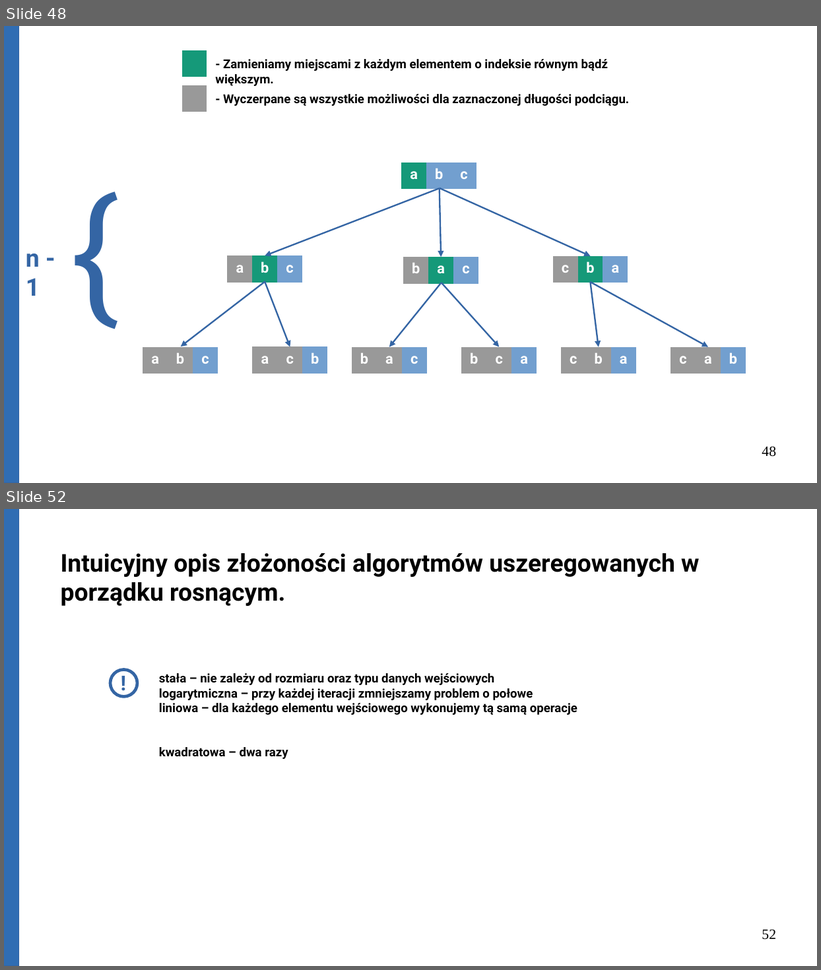
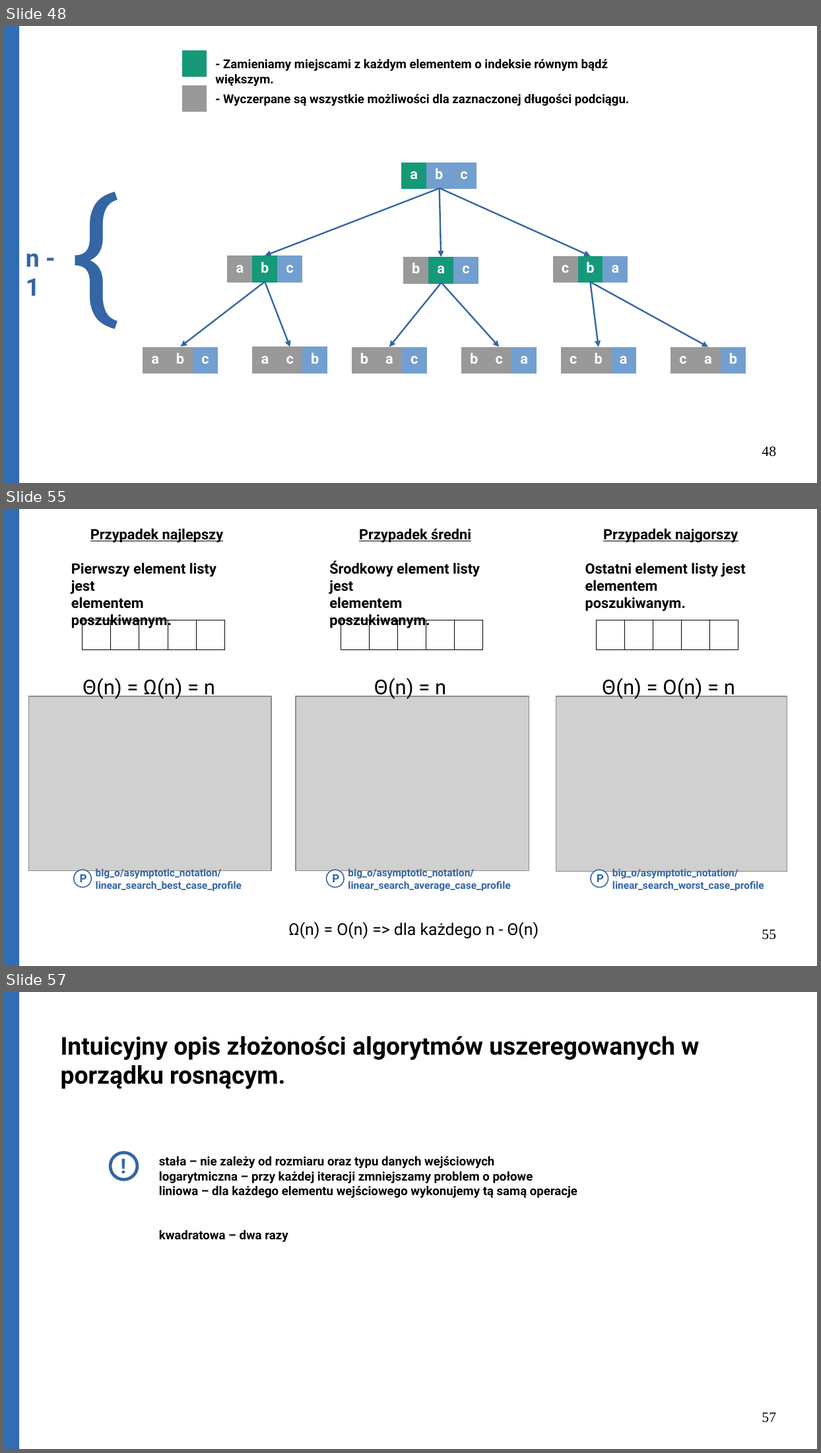
Before and after one commit to Michael-Wisniewski/algorithmic-workshop, a slide deck: gotowa.odp. Shown one above the other, each under a label of ours: slides 48 and 52 before the commit, slides 48, 55 and 57 after it; the slides between them are not shown. The pictures are 821x970 and 821x1453 pixels, drawn with LibreOffice and Linux fonts; fonts in the diff are those of the drawing; grey boxes stand for pictures. Boxes give left, top, right and bottom in pixels: in the first picture for what was removed or moved away, otherwise in the second. Text is boxed around its words. In the diff, an @@ line names an element or a change of style, - is before the commit and + after.

```diff
--- a/gotowa.odp
+++ b/gotowa.odp
@@ slide 55 added at box(4, 509, 817, 966), background #FFFFFF @@
@@ rectangle added at box(4, 509, 19, 966), fill #306DB3, outline #3465A4 0 pt @@
@@ text added at box(71, 528, 223, 630), 14 pt, text #000000, bold @@
+Przypadek najlepszy
+Pierwszy element listy jest
+elementem poszukiwanym.
@@ text added at box(329, 528, 480, 630), 14 pt, text #000000, bold @@
+Przypadek średni
+Środkowy element listy jest
+elementem poszukiwanym.
@@ text added at box(585, 528, 746, 611), 14 pt, text #000000, bold @@
+Przypadek najgorszy
+Ostatni element listy jest
+elementem poszukiwanym.
@@ table added at box(83, 621, 226, 648), 1 rows, 5 columns @@
+ |  |  |  | 
@@ table added at box(341, 621, 485, 648), 1 rows, 5 columns @@
+ |  |  |  | 
@@ table added at box(597, 621, 741, 648), 1 rows, 5 columns @@
+ |  |  |  | 
@@ text added at box(83, 678, 215, 700), 20 pt, text #000000 @@
+Θ(n) = Ω(n) = n
@@ text added at box(374, 678, 446, 700), 20 pt, text #000000 @@
+Θ(n) = n
@@ text added at box(602, 678, 735, 700), 20 pt, text #000000 @@
+Θ(n) = O(n) = n
@@ picture added at box(29, 696, 272, 871) @@
@@ picture added at box(296, 696, 530, 871) @@
@@ picture added at box(556, 696, 787, 872) @@
@@ ellipse added at box(74, 871, 92, 889), fill #FFFFFF, outline #3465A4 0.99 pt @@
@@ text added at box(80, 875, 87, 883), 11 pt, text #3465A4, bold @@
+P
@@ text added at box(96, 869, 242, 891), 10 pt, text #3465A4, bold @@
+big_o/asymptotic_notation/linear_search_best_case_profile
@@ ellipse added at box(327, 871, 344, 889), fill #FFFFFF, outline #3465A4 0.99 pt @@
@@ text added at box(332, 875, 339, 883), 11 pt, text #3465A4, bold @@
+P
@@ text added at box(348, 869, 510, 891), 10 pt, text #3465A4, bold @@
+big_o/asymptotic_notation/linear_search_average_case_profile
@@ ellipse added at box(591, 871, 609, 889), fill #FFFFFF, outline #3465A4 0.99 pt @@
@@ text added at box(597, 875, 604, 883), 11 pt, text #3465A4, bold @@
+P
@@ text added at box(613, 869, 764, 891), 10 pt, text #3465A4, bold @@
+big_o/asymptotic_notation/linear_search_worst_case_profile
@@ text added at box(288, 922, 539, 939), 16 pt, text #000000 @@
+Ω(n) = O(n) => dla każdego n - Θ(n)
@@ page number added at box(762, 929, 776, 940), 14 pt, text #000000 @@
+55
@@ what was slide 52 is now slide 57 @@
@@ page number at box(762, 1412, 776, 1423): text changed @@
-52
+57
```
Also in this commit, not shown: 4 slides changed, 4 other slides added, 6 other files.
